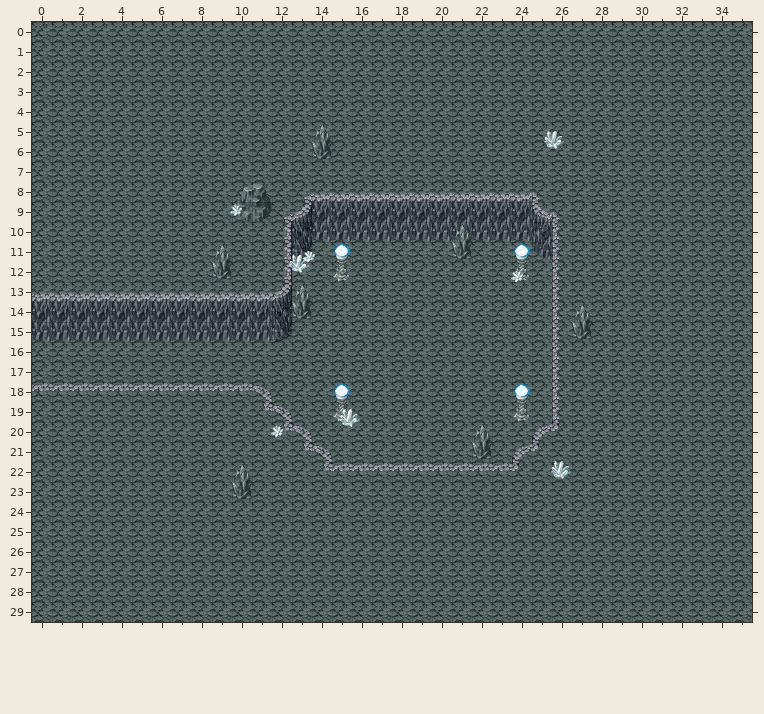
Tiled map: Mapas/Cueva_Inicio_Extension/Cueva_Inicio_Extension.tmx. That is the earlier state.
Cells are 32x32 px. Shown: x 0..35, y 0..29.
Once edited:
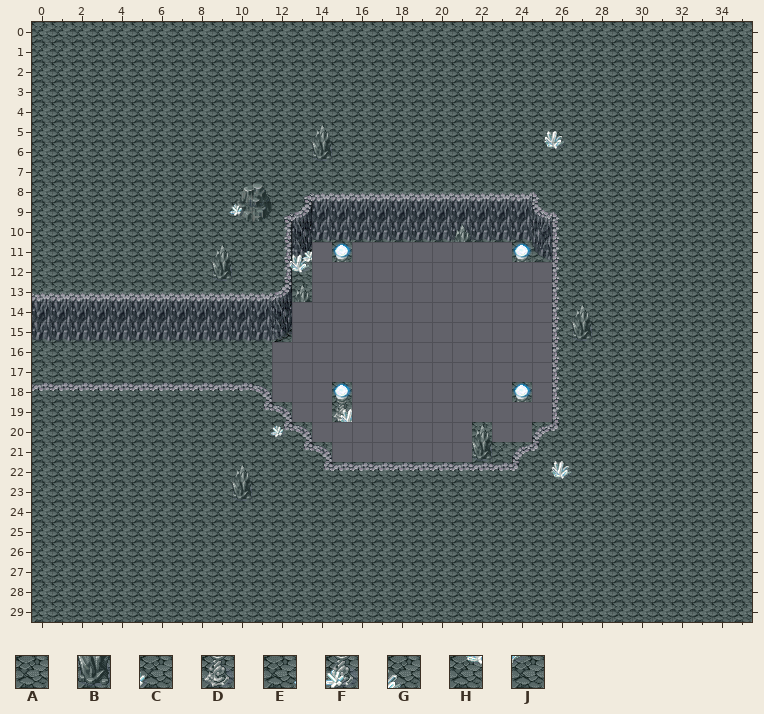
Key: from "Cueva_Inicio_Extension": A 0, B 230, C 410, D 447, E 455, F 456, G 700, H 735, J 736.
_ is an empty cell, . an unchanged one.
The exact change:
--- layer "Background" (now hidden)
@@ x 12..25 @@
-11 ..C.AAAAABAA..
-12 ..ADAAAAAAAEFA
-13 ..AAAAAAAAAAAA
-14 .BAAAAAAAAAAAA
-15 .AAAAAAAAAAAAA
-16 AAAAAAAAAAAAAA
-17 AAAAAAAAAAAAAA
-18 AAA.AAAAAAAA.A
-19 .AA.GAAAAAAADA
-20 ..AHJAAAAA.AA.
-21 ...AAAAAAA....
+11 .._.________..
+12 ..____________
+13 ..____________
+14 ._____________
+15 ._____________
+16 ______________
+17 ______________
+18 ___.________._
+19 .__.__________
+20 ..________.__.
+21 ..._______....
